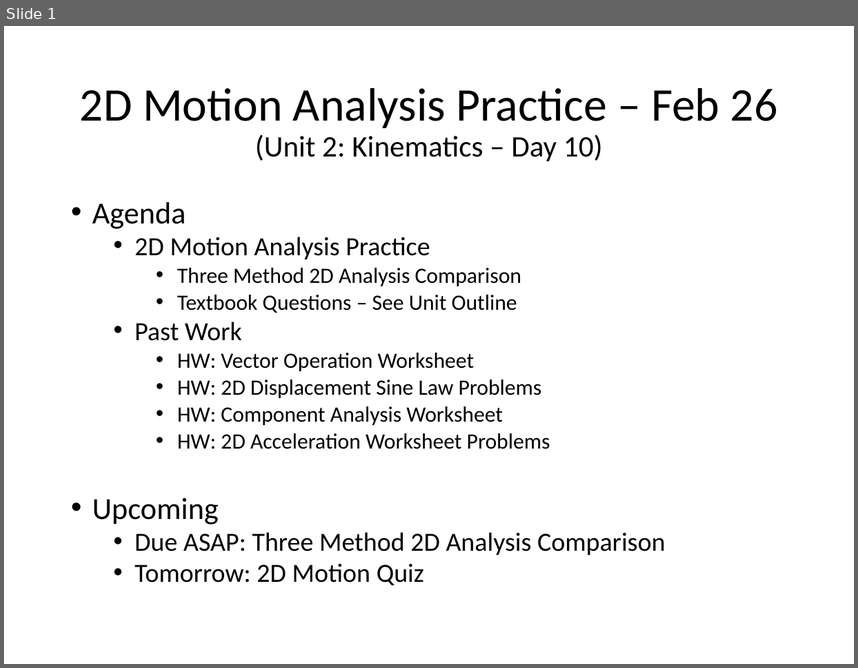
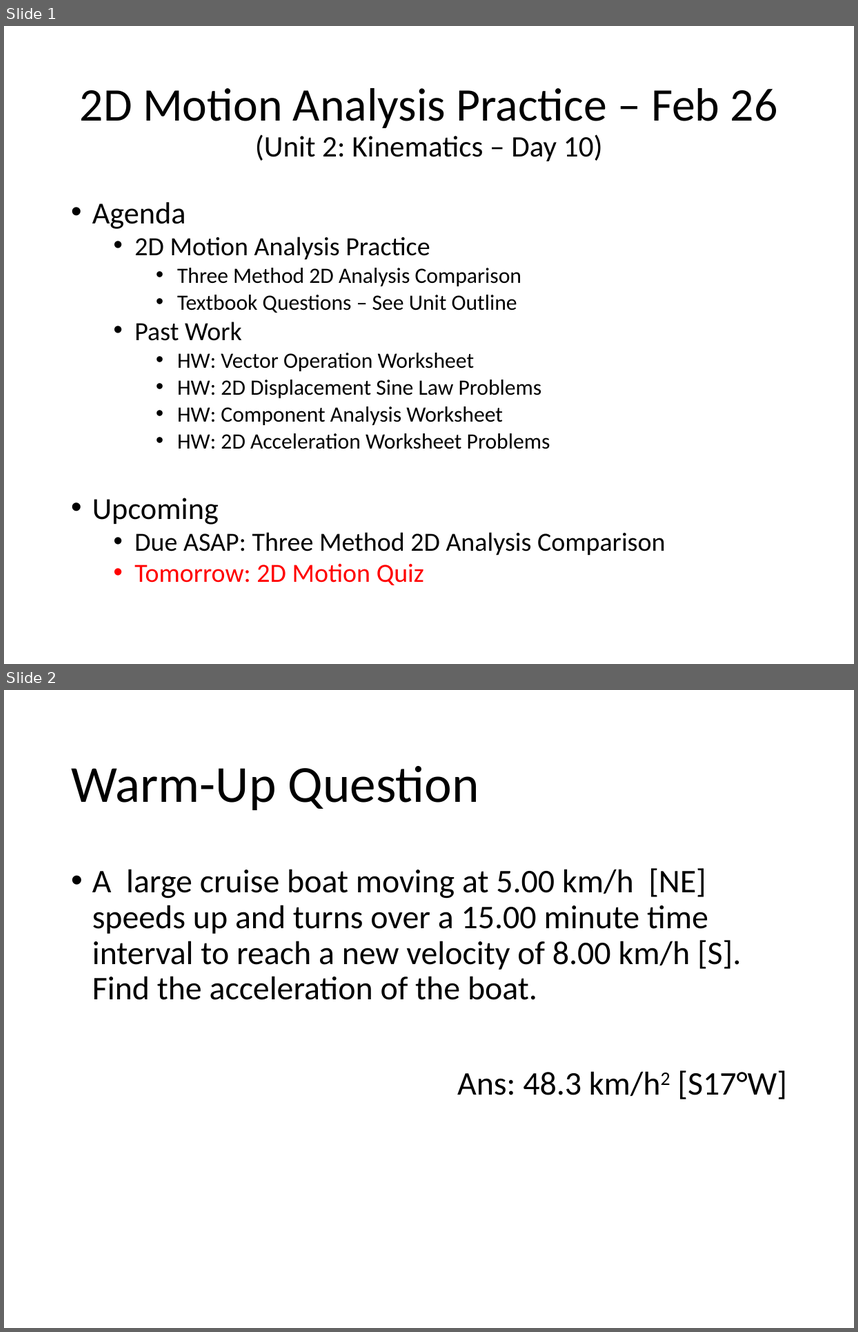
Before and after one commit to Greg5519/SPH4U0, a slide deck: Daily Agendas/Day4.3 MotionAnalysisPractice2D.pptx. Shown one above the other, each under a label of ours: slide 1 before the commit, slides 1 and 2 after it. The pictures are 858x668 and 858x1332 pixels, drawn with LibreOffice and Linux fonts; fonts in the diff are those of the drawing. Boxes give left, top, right and bottom in pixels: in the first picture for what was removed or moved away, otherwise in the second. Text is boxed around its words. In the diff, an @@ line names an element or a change of style, - is before the commit and + after.

Commit message:
P4 Prep

```diff
--- a/Daily Agendas/Day4.3 MotionAnalysisPractice2D.pptx
+++ b/Daily Agendas/Day4.3 MotionAnalysisPractice2D.pptx
@@ slide 2 added at box(4, 690, 854, 1328), background #FFFFFF @@
@@ title added at box(71, 766, 479, 810), 44 pt, text #000000 @@
+Warm-Up Question
@@ text added at box(92, 868, 787, 1099), 28 pt, text #000000 @@
+• A large cruise boat moving at 5.00 km/h [NE] speeds up and turns over a 15.00 minute time interval to reach a new velocity of 8.00 km/h [S]. Find the acceleration of the boat.
+Ans: 48.3 km/h2 [S17°W]
@@ slide 1 changed as well @@
@@ text at box(134, 563, 424, 585): text colour #000000 to #FF0000 in "Tomorrow: 2D Motion Quiz" @@
```
